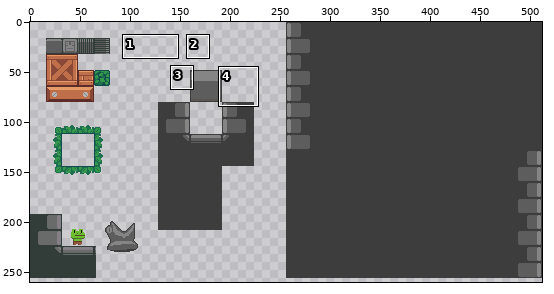
File history of a pixel-art file, sprites/editor files/tileset.aseprite. The picture above shows the old version from afar; the outline marks the close-up.
Close-up. Before the edit:
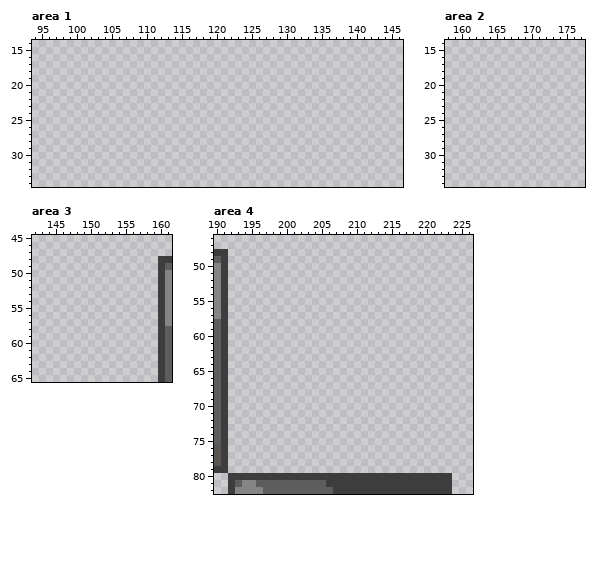
512x512 pixels, 1 frame. Shown: area 1: x 94..146, y 14..34; area 2: x 158..177, y 14..34; area 3: x 142..161, y 45..65; area 4: x 190..226, y 46..82. The wide view leaves out empty margins. The commit also changed other parts of the picture, which this record leaves out.
After:
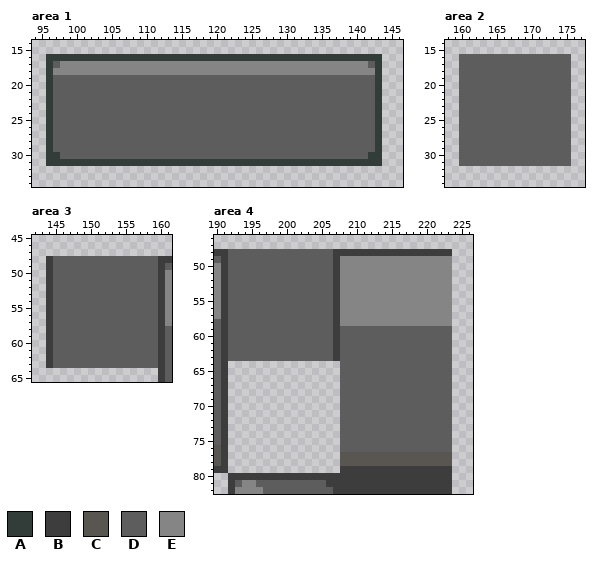
Palette (. is transparent): A #323c39  B #3d3d3d  C #595652  D #5d5d5d  E #858585
The edit:
Changed rows in their new state; - is an unchanged pixel.
Area 1, layer "Layer 2":
first column x 96:
16 AAAAAAAAAAAAAAAAAAAAAAAAAAAAAAAAAAAAAAAAAAAAAAAA
17 ADEEEEEEEEEEEEEEEEEEEEEEEEEEEEEEEEEEEEEEEEEEEEDA
18 AEEEEEEEEEEEEEEEEEEEEEEEEEEEEEEEEEEEEEEEEEEEEEEA
19 ADDDDDDDDDDDDDDDDDDDDDDDDDDDDDDDDDDDDDDDDDDDDDDA
20 ADDDDDDDDDDDDDDDDDDDDDDDDDDDDDDDDDDDDDDDDDDDDDDA
21 ADDDDDDDDDDDDDDDDDDDDDDDDDDDDDDDDDDDDDDDDDDDDDDA
22 ADDDDDDDDDDDDDDDDDDDDDDDDDDDDDDDDDDDDDDDDDDDDDDA
23 ADDDDDDDDDDDDDDDDDDDDDDDDDDDDDDDDDDDDDDDDDDDDDDA
24 ADDDDDDDDDDDDDDDDDDDDDDDDDDDDDDDDDDDDDDDDDDDDDDA
25 ADDDDDDDDDDDDDDDDDDDDDDDDDDDDDDDDDDDDDDDDDDDDDDA
26 ADDDDDDDDDDDDDDDDDDDDDDDDDDDDDDDDDDDDDDDDDDDDDDA
27 ADDDDDDDDDDDDDDDDDDDDDDDDDDDDDDDDDDDDDDDDDDDDDDA
28 ADDDDDDDDDDDDDDDDDDDDDDDDDDDDDDDDDDDDDDDDDDDDDDA
29 ADDDDDDDDDDDDDDDDDDDDDDDDDDDDDDDDDDDDDDDDDDDDDDA
30 AADDDDDDDDDDDDDDDDDDDDDDDDDDDDDDDDDDDDDDDDDDDDAA
31 AAAAAAAAAAAAAAAAAAAAAAAAAAAAAAAAAAAAAAAAAAAAAAAA
Area 2, layer "Layer 2":
first column x 160:
16 DDDDDDDDDDDDDDDD
17 DDDDDDDDDDDDDDDD
18 DDDDDDDDDDDDDDDD
19 DDDDDDDDDDDDDDDD
20 DDDDDDDDDDDDDDDD
21 DDDDDDDDDDDDDDDD
22 DDDDDDDDDDDDDDDD
23 DDDDDDDDDDDDDDDD
24 DDDDDDDDDDDDDDDD
25 DDDDDDDDDDDDDDDD
26 DDDDDDDDDDDDDDDD
27 DDDDDDDDDDDDDDDD
28 DDDDDDDDDDDDDDDD
29 DDDDDDDDDDDDDDDD
30 DDDDDDDDDDDDDDDD
31 DDDDDDDDDDDDDDDD
Area 3, layer "Layer 2":
first column x 144:
48 BDDDDDDDDDDDDDDD
49 BDDDDDDDDDDDDDDD
50 BDDDDDDDDDDDDDDD
51 BDDDDDDDDDDDDDDD
52 BDDDDDDDDDDDDDDD
53 BDDDDDDDDDDDDDDD
54 BDDDDDDDDDDDDDDD
55 BDDDDDDDDDDDDDDD
56 BDDDDDDDDDDDDDDD
57 BDDDDDDDDDDDDDDD
58 BDDDDDDDDDDDDDDD
59 BDDDDDDDDDDDDDDD
60 BDDDDDDDDDDDDDDD
61 BDDDDDDDDDDDDDDD
62 BDDDDDDDDDDDDDDD
63 BDDDDDDDDDDDDDDD
Area 4, layer "Layer 2":
first column x 192:
48 DDDDDDDDDDDDDDDBBBBBBBBBBBBBBBBB
49 DDDDDDDDDDDDDDDBEEEEEEEEEEEEEEEE
50 DDDDDDDDDDDDDDDBEEEEEEEEEEEEEEEE
51 DDDDDDDDDDDDDDDBEEEEEEEEEEEEEEEE
52 DDDDDDDDDDDDDDDBEEEEEEEEEEEEEEEE
53 DDDDDDDDDDDDDDDBEEEEEEEEEEEEEEEE
54 DDDDDDDDDDDDDDDBEEEEEEEEEEEEEEEE
55 DDDDDDDDDDDDDDDBEEEEEEEEEEEEEEEE
56 DDDDDDDDDDDDDDDBEEEEEEEEEEEEEEEE
57 DDDDDDDDDDDDDDDBEEEEEEEEEEEEEEEE
58 DDDDDDDDDDDDDDDBEEEEEEEEEEEEEEEE
59 DDDDDDDDDDDDDDDBDDDDDDDDDDDDDDDD
60 DDDDDDDDDDDDDDDBDDDDDDDDDDDDDDDD
61 DDDDDDDDDDDDDDDBDDDDDDDDDDDDDDDD
62 DDDDDDDDDDDDDDDBDDDDDDDDDDDDDDDD
63 DDDDDDDDDDDDDDDBDDDDDDDDDDDDDDDD
64 ----------------DDDDDDDDDDDDDDDD
65 ----------------DDDDDDDDDDDDDDDD
66 ----------------DDDDDDDDDDDDDDDD
67 ----------------DDDDDDDDDDDDDDDD
68 ----------------DDDDDDDDDDDDDDDD
69 ----------------DDDDDDDDDDDDDDDD
70 ----------------DDDDDDDDDDDDDDDD
71 ----------------DDDDDDDDDDDDDDDD
72 ----------------DDDDDDDDDDDDDDDD
73 ----------------DDDDDDDDDDDDDDDD
74 ----------------DDDDDDDDDDDDDDDD
75 ----------------DDDDDDDDDDDDDDDD
76 ----------------DDDDDDDDDDDDDDDD
77 ----------------CCCCCCCCCCCCCCCC
78 ----------------CCCCCCCCCCCCCCCC
79 ----------------BBBBBBBBBBBBBBBB
